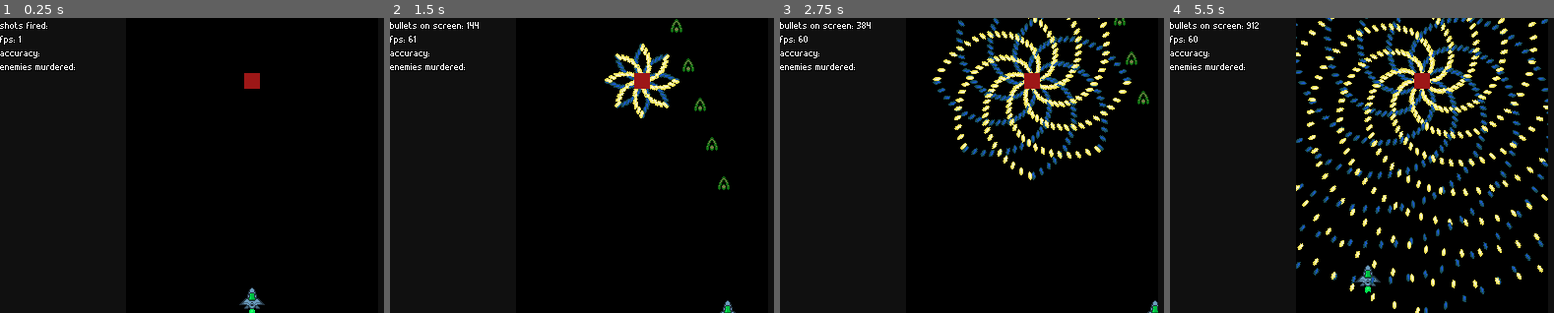
Above: before the commit, frames 1-4 (left to right).
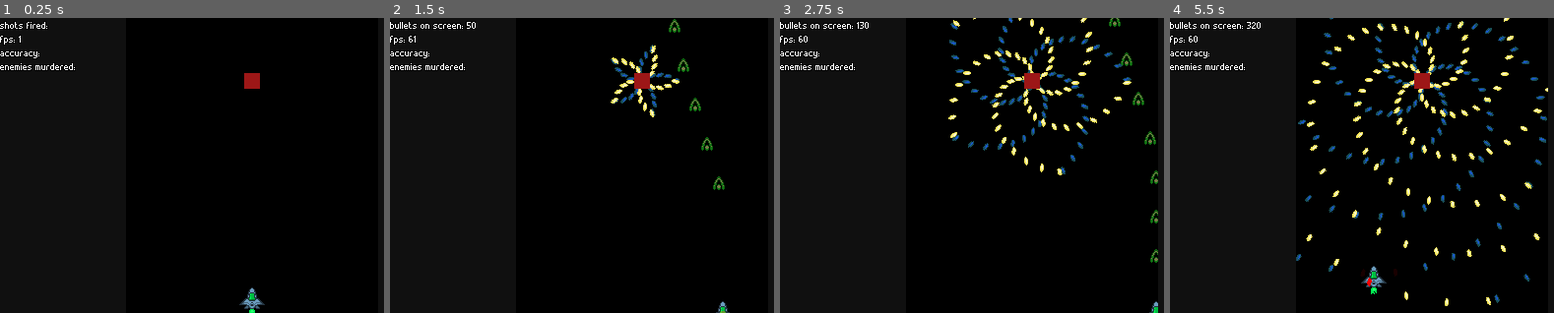
Above: after the commit, the same moments.

Repository: rockrick1/MAC0499-TCC
Game: Godot game, scene res://stages/test_stage.tscn
The game is run twice, just before and just after one commit, with the same random seed, the same clock (stepped at 60 frames per second) and the same inputs.
Inputs (mouse positions are in pixels of both pictures, inside the frame that each line leads up to):
- Up to frame 1 (0.25 s): no input
- Up to frame 2 (1.5 s): tap Enter at 0.5 s; move the mouse to (754, 150) at 0.52 s; press the mouse at (754, 150) at 0.53 s; hold Right (ui_right) 0.53-1.28 s; tap Space (ui_select) at 0.77, 1.07 s; right-click (754, 150) at 0.8 s; move the mouse to (539, 180) at 1.27 s; release the mouse at (539, 180) at 1.28 s; hold Down (ui_down) from 1.28 s (still down); right-click (539, 180) at 1.35 s
- Up to frame 3 (2.75 s): tap Space (ui_select) at 1.52, 1.55, 1.82 s; move the mouse to (1083, 100) at 2.02 s; release Down (ui_down) at 2.03 s; hold Right (ui_right) from 2.03 s (still down); hold Space (ui_select) from 2.03 s (still down); click (1083, 100) at 2.3 s
- Up to frame 4 (5.5 s): move the mouse to (1396, 224) at 2.77 s; release Right (ui_right) at 2.78 s; release Space (ui_select) at 2.78 s; hold Up (ui_up) 2.78-3.53 s; click (1396, 224) at 2.85 s; tap Space (ui_select) at 3.02, 3.32, 4.52, 4.82 s; right-click (1396, 224) at 3.05 s; move the mouse to (outside the picture) at 3.52 s; hold Space (ui_select) 3.53-4.28 s; hold Left (ui_left) 3.53-5.03 s; right-click (outside the picture) at 3.6 s; move the mouse to (1269, 121) at 4.27 s; click (1269, 121) at 4.35 s; move the mouse to (1446, 165) at 5.02 s; hold Down (ui_down) from 5.03 s (still down); right-click (1446, 165) at 5.1 s

The runs differ from the first frame. In frame 1, less than 0.1% of the frame differs, in the area x 65-67%, y 99-100%; in frame 2, 2.7%; in frame 3, 8.4%; in frame 4, 14%, in the area x 20-99%, y 0-100%.

Commit message:
add strafe mechanic

Diff:
--- a/shooter 2/characters/character.gd
+++ b/shooter 2/characters/character.gd
@@ -1,7 +1,8 @@
 extends KinematicBody2D
 
 export (int) var RUN_ACC = 30
-export (int) var MAX_RUN_SPEED = 2
+export (float) var MAX_RUN_SPEED = 2
+export (float) var MAX_STRAFE_SPEED = .85
 export (float) var MAX_HP
 export (int) var DEF
 export (float) var FIRE_RATE
@@ -12,6 +13,7 @@
 var mot = Vector2(0,0)
 var shooting = false
 var can_shoot = true
+var strafing = false
 
 const enemy = false
 var arena
@@ -47,6 +49,7 @@
 	action_recorder._ready()
 	HP = MAX_HP
 	$FireRate.wait_time = FIRE_RATE
+	$ShotEffect.visible = false
 #	$Camera2D/GUI/HealthBar.max_value = MAX_HP
 #	$Camera2D/GUI/HealthBar.value = HP
 
@@ -75,31 +78,34 @@
 	var dir = Vector2(0,0)
 	var moving = false
 
-	var data = {"type" : "movement", "info" : ""}
+	# var data = {"type" : "movement", "info" : ""}
 	if Input.is_action_pressed("ui_left"):
 		moving = true
 		dir.x -= 1
-		data.info = "Left"
+		# data.info = "Left"
 #		action_recorder.write_data(data)
 	elif Input.is_action_pressed("ui_right"):
 		moving = true
 		dir.x += 1
-		data.info = "Right"
+		# data.info = "Right"
 #		action_recorder.write_data(data)
 	if Input.is_action_pressed("ui_down"):
 		moving = true
 		dir.y += 1
-		data.info += "Down"
+		# data.info += "Down"
 #		action_recorder.write_data(data)
 	elif Input.is_action_pressed("ui_up"):
 		moving = true
 		dir.y -= 1
-		data.info += "Up"
+		# data.info += "Up"
 #		action_recorder.write_data(data)
 
 	if moving:
 #		$Sprite.set_animation("run")
-		RUN_SPEED = min(MAX_RUN_SPEED, RUN_SPEED + (RUN_ACC * delta))
+		if strafing:
+			RUN_SPEED = min(MAX_STRAFE_SPEED, RUN_SPEED + (RUN_ACC * delta))
+		else:
+			RUN_SPEED = min(MAX_RUN_SPEED, RUN_SPEED + (RUN_ACC * delta))
 		mot = dir.normalized()*RUN_SPEED
 	else:
 		RUN_SPEED = max(0, RUN_SPEED - (RUN_ACC * delta))
@@ -112,7 +118,7 @@
 
 	############################# shooting #####################################
 	if Input.is_action_pressed("ui_action") or Input.is_action_pressed("ui_select"):
-		$AnimationPlayer.play("Shooting")
+		$ShotEffect/AnimationPlayer.play("Shooting")
 		if can_shoot:
 			can_shoot = false
 			$FireRate.start()
@@ -125,9 +131,20 @@
 
 		shooting = true
 	elif shooting:
-		$AnimationPlayer.stop()
+		$ShotEffect/AnimationPlayer.stop()
 		$ShotEffect.set_visible(false)
 		shooting = false
+
+	################################## strafe ##################################
+	if Input.is_action_just_pressed("ui_secondary_action"):
+		strafing = true
+		$Hitbox/AnimationPlayer.play("ShowHitbox")
+	elif Input.is_action_just_released("ui_secondary_action"):
+		strafing = false
+		$Hitbox/AnimationPlayer.play("HideHitbox")
+	############################################################################
+
+
 
 
 func take_damage(dmg):
@@ -141,8 +158,8 @@
 
 
 func die():
+	return
 	print("shiet mang im ded")
-	return
 	action_recorder.save()
 	queue_free()
 	get_parent().queue_free()
--- a/shooter 2/characters/character.tscn
+++ b/shooter 2/characters/character.tscn
@@ -1,8 +1,9 @@
-[gd_scene load_steps=11 format=2]
+[gd_scene load_steps=14 format=2]
 
 [ext_resource path="res://assets/sprites/ship1.png" type="Texture" id=1]
 [ext_resource path="res://characters/character.gd" type="Script" id=2]
 [ext_resource path="res://assets/sprites/shot1effect.png" type="Texture" id=3]
+[ext_resource path="res://assets/sprites/hitbox.png" type="Texture" id=4]
 
 [sub_resource type="AtlasTexture" id=1]
 atlas = ExtResource( 1 )
@@ -28,15 +29,12 @@
 "speed": 10.0
 } ]
 
-[sub_resource type="CircleShape2D" id=6]
-radius = 2.54264
-
 [sub_resource type="Animation" id=7]
 length = 0.1
 loop = true
 step = 0.05
 tracks/0/type = "value"
-tracks/0/path = NodePath("ShotEffect:visible")
+tracks/0/path = NodePath(".:visible")
 tracks/0/interp = 1
 tracks/0/loop_wrap = true
 tracks/0/imported = false
@@ -48,6 +46,39 @@
 "values": [ true, false ]
 }
 
+[sub_resource type="CircleShape2D" id=6]
+radius = 2.01563
+
+[sub_resource type="Animation" id=8]
+resource_name = "HideHitbox"
+tracks/0/type = "value"
+tracks/0/path = NodePath("Sprite:modulate")
+tracks/0/interp = 1
+tracks/0/loop_wrap = true
+tracks/0/imported = false
+tracks/0/enabled = true
+tracks/0/keys = {
+"times": PoolRealArray( 0, 0.1 ),
+"transitions": PoolRealArray( 1, 1 ),
+"update": 0,
+"values": [ Color( 1, 1, 1, 1 ), Color( 1, 1, 1, 0 ) ]
+}
+
+[sub_resource type="Animation" id=9]
+resource_name = "ShowHitbox"
+tracks/0/type = "value"
+tracks/0/path = NodePath("Sprite:modulate")
+tracks/0/interp = 1
+tracks/0/loop_wrap = true
+tracks/0/imported = false
+tracks/0/enabled = true
+tracks/0/keys = {
+"times": PoolRealArray( 0, 0.1 ),
+"transitions": PoolRealArray( 1, 1 ),
+"update": 0,
+"values": [ Color( 1, 1, 1, 0 ), Color( 1, 1, 1, 1 ) ]
+}
+
 [node name="Character" type="KinematicBody2D"]
 collision_mask = 28
 script = ExtResource( 2 )
@@ -56,6 +87,7 @@
 
 [node name="Sprite" type="AnimatedSprite" parent="."]
 frames = SubResource( 5 )
+frame = 3
 playing = true
 
 [node name="ShotEffect" type="Sprite" parent="."]
@@ -63,8 +95,19 @@
 position = Vector2( 0, -18 )
 texture = ExtResource( 3 )
 
+[node name="AnimationPlayer" type="AnimationPlayer" parent="ShotEffect"]
+anims/Shooting = SubResource( 7 )
+
 [node name="Hitbox" type="CollisionShape2D" parent="."]
 shape = SubResource( 6 )
+
+[node name="Sprite" type="Sprite" parent="Hitbox"]
+modulate = Color( 1, 1, 1, 0 )
+texture = ExtResource( 4 )
+
+[node name="AnimationPlayer" type="AnimationPlayer" parent="Hitbox"]
+anims/HideHitbox = SubResource( 8 )
+anims/ShowHitbox = SubResource( 9 )
 
 [node name="Center" type="Node2D" parent="."]
 
@@ -87,9 +130,6 @@
 width = 2.0
 default_color = Color( 0.92549, 0.0666667, 0.0666667, 1 )
 
-[node name="AnimationPlayer" type="AnimationPlayer" parent="."]
-anims/Shooting = SubResource( 7 )
-
 [node name="FireRate" type="Timer" parent="."]
 wait_time = 0.1
 [connection signal="timeout" from="FireRate" to="." method="_on_FireRate_timeout"]
--- a/shooter 2/db/generators/spinning6.json
+++ b/shooter 2/db/generators/spinning6.json
@@ -1,13 +1,13 @@
 {
 	"life" : -1,
-	"bullets_per_array" : 8,
+	"bullets_per_array" : 5,
 	"individual_array_spread" : 360,
 	"total_bullet_arrays" : 1,
 	"total_array_spread" : 120,
 	"base_spin_speed" : 70,
 	"spin_speed_period" : 0,
 	"spin_variation" : 0,
-	"fire_rate" : 13,
+	"fire_rate" : 7,
 	"fire_interval" : 0,
 	"bullet_speed" : 1,
 	"bullet_life" : 5,
--- a/shooter 2/project.godot
+++ b/shooter 2/project.godot
@@ -85,6 +85,11 @@
 "events": [ Object(InputEventMouseButton,"resource_local_to_scene":false,"resource_name":"","device":0,"alt":false,"shi …(212 unchanged characters)…
  ]
 }
+ui_secondary_action={
+"deadzone": 0.5,
+"events": [ Object(InputEventMouseButton,"resource_local_to_scene":false,"resource_name":"","device":0,"alt":false,"shift":false,"control":false,"meta":false,"command":false,"button_mask":0,"position":Vector2( 0, 0 ),"global_position":Vector2( 0, 0 ),"factor":1.0,"button_index":2,"pressed":false,"doubleclick":false,"script":null)
+ ]
+}
 
 [layer_names]
 
--- a/shooter 2/projectiles/base_projectile.gd
+++ b/shooter 2/projectiles/base_projectile.gd
@@ -4,7 +4,7 @@
 export (int) var damage
 export (float) var life
 
-export (int) var dist_threshold = 20
+export (int) var dist_threshold = 25
 
 var direction
 var shooter
@@ -34,12 +34,6 @@
 # Called when the node enters the scene tree for the first time.
 func _process(_delta):
 	# Only checks collision with the nearest bullets
-#	if character != null and get_global_position().distance_to(character.get_global_position()) < dist_threshold:
-#		$Sprite.set_modulate(Color(1,0,0,1))
-#		$CollisionShape2D.set_disabled(false)
-#	elif enemy:
-#		$Sprite.set_modulate(Color(1,1,1,1))
-#		$CollisionShape2D.set_disabled(true)
 	position += direction * speed * _delta * 50
 
 
@@ -56,6 +50,17 @@
 	die()
 
 
+# Every time the CharSearchRefresh timer timeouts, the projectile will check if
+# the character is close enough to the bullet, and activate the collision if he is
+func _on_CharSearchRefresh_timeout():
+	if character != null and get_global_position().distance_to(character.get_global_position()) < dist_threshold:
+		$Sprite.set_modulate(Color(1,0,0,1))
+		$CollisionShape2D.set_disabled(false)
+	elif enemy:
+		$Sprite.set_modulate(Color(1,1,1,1))
+		$CollisionShape2D.set_disabled(true)
+
+
 func die():
 	if wr.get_ref() and generator != null:
 		MainNodes.get_arena().n_bullets -= 1
--- a/shooter 2/projectiles/proj1.tscn
+++ b/shooter 2/projectiles/proj1.tscn
@@ -24,5 +24,10 @@
 wait_time = 5.0
 one_shot = true
 autostart = true
+
+[node name="CharSearchRefresh" type="Timer" parent="."]
+wait_time = 0.075
+autostart = true
 [connection signal="body_entered" from="." to="." method="_on_Projectile_body_entered"]
 [connection signal="timeout" from="DeathTimer" to="." method="_on_DeathTimer_timeout"]
+[connection signal="timeout" from="CharSearchRefresh" to="." method="_on_CharSearchRefresh_timeout"]
--- a/shooter 2/stages/test_stage.tscn
+++ b/shooter 2/stages/test_stage.tscn
@@ -48,8 +48,6 @@
 
 [node name="StageBorder" type="StaticBody2D" parent="."]
 visible = false
-collision_layer = 16
-collision_mask = 11
 __meta__ = {
 "_edit_lock_": true
 }
Binary file added: shooter 2/assets/sprites/hitbox.png
Not shown, added: shooter 2/assets/sprites/hitbox.png.import
